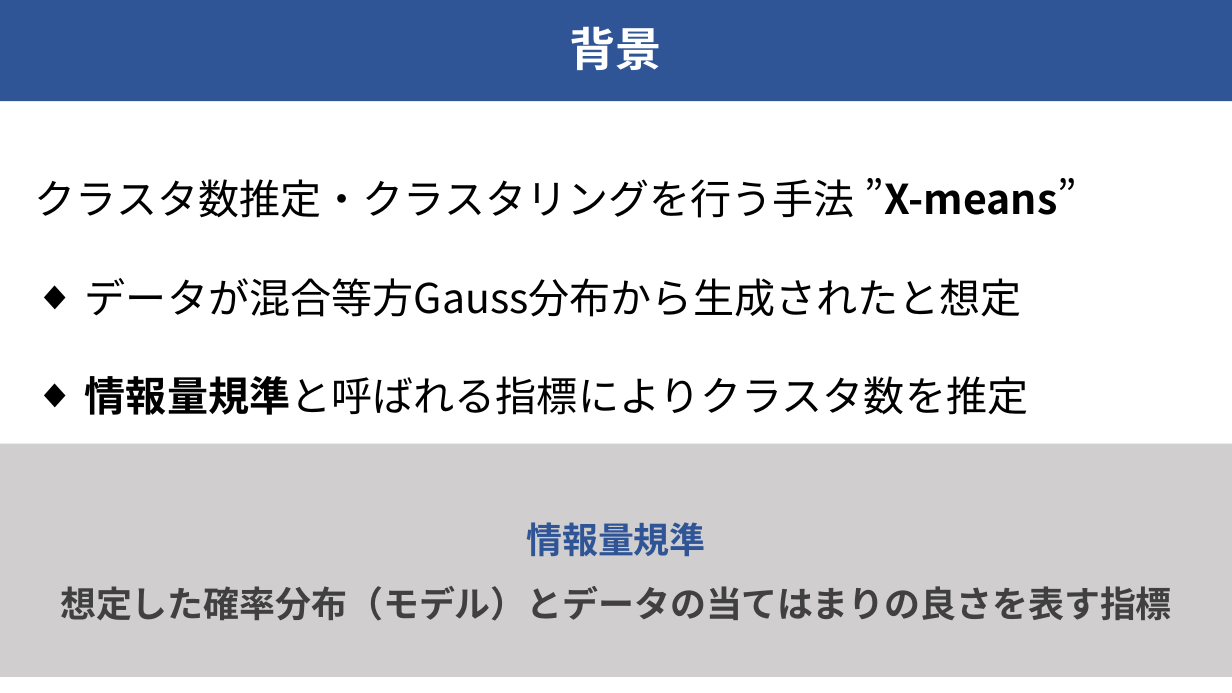
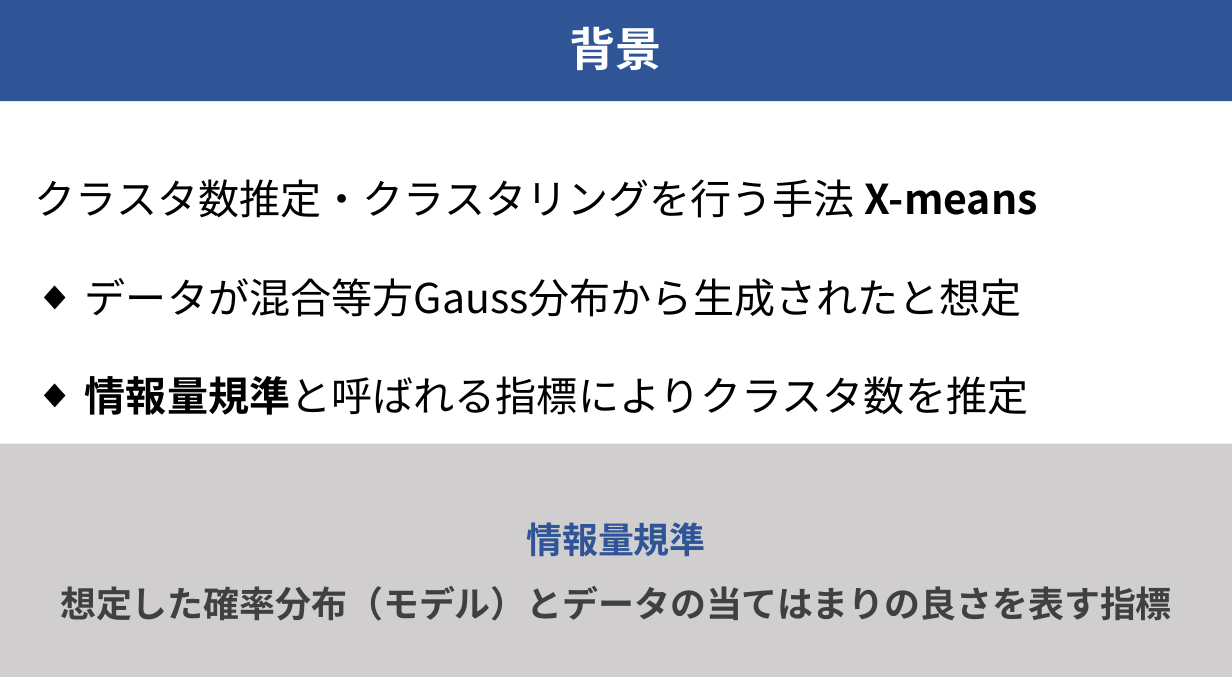
Before and after one commit to raryosu/graduation-research, a slide deck: slide 3 of docs/final-presen/final_hagihara.pptx. Drawn at 1232x693 pixels with LibreOffice and Linux fonts; fonts in the diff are those of the drawing. Boxes give left, top, right and bottom in pixels: in the first picture for what was removed or moved away, otherwise in the second. Text is boxed around its words. In the diff, an @@ line names an element or a change of style, - is before the commit and + after.

```diff
--- a/docs/final-presen/final_hagihara.pptx
+++ b/docs/final-presen/final_hagihara.pptx
@@ text at <box>35,179,1038,218</box>: text changed @@
-クラスタ数推定・クラスタリングを行う手法 ”X-means”
+クラスタ数推定・クラスタリングを行う手法 X-means
```
Also in this commit, not shown: 7 other slides changed.
